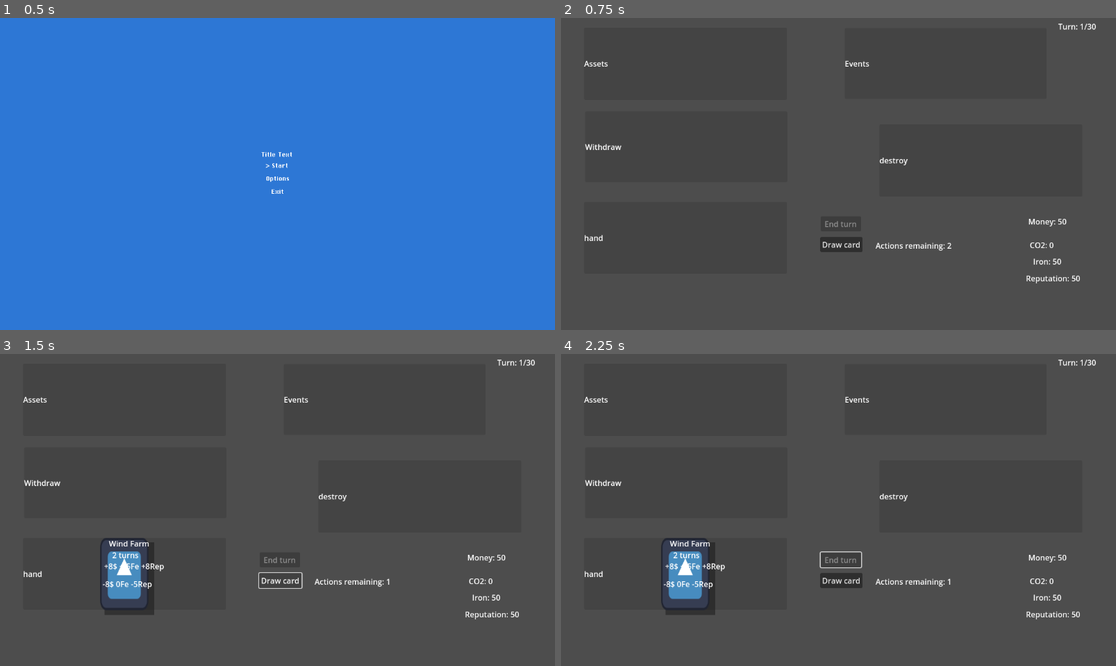
Above: before the commit, frames 1-4 (two rows, left to right).
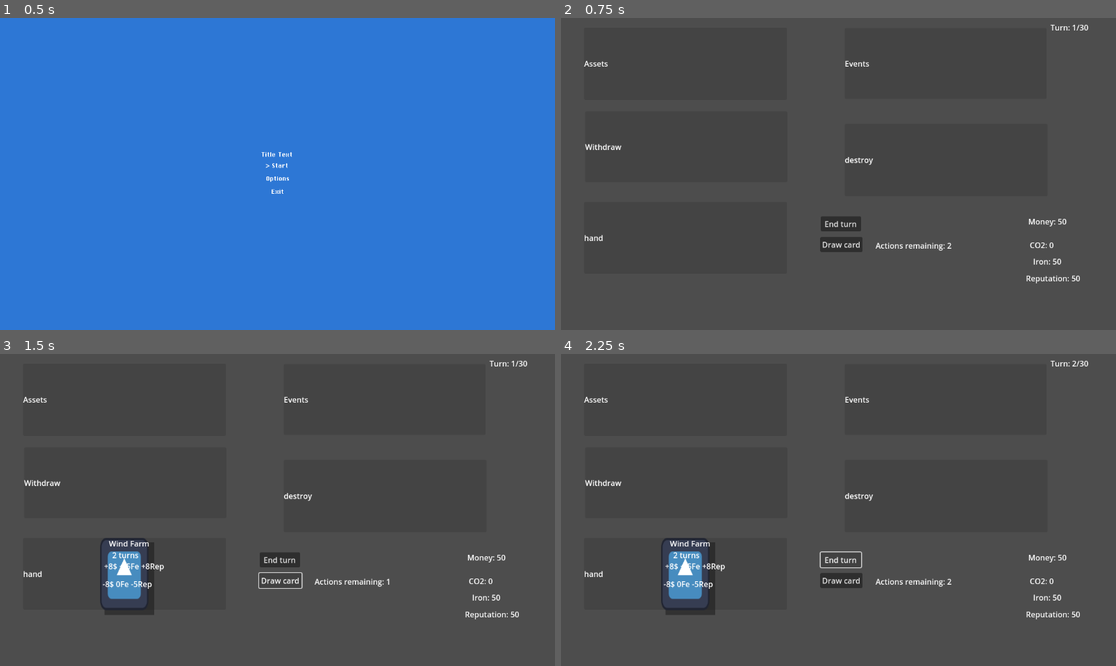
Above: after the commit, the same moments.

Repository: matiasripa/fbla-game
Game: Godot game, scene res://MainMenu.tscn
Same seed, same stepped clock (60 frames per second), same inputs: the game is played once before the commit and once after it. The engine's default icon, where the game draws it, is replaced by a stand-in: a white triangle on a blue panel in a dark square.
Inputs (mouse positions are in pixels of both pictures, inside the frame that each line leads up to):
- Up to frame 1 (0.5 s): no input
- Up to frame 2 (0.75 s): tap Enter (ui_accept) at 0.5 s; move the mouse to (960, 158) at 0.52 s; hold Up (ui_up) from 0.53 s (still down); hold Right mouse button (mouse_right) from 0.53 s (still down); click (960, 158) at 0.67 s
- Up to frame 3 (1.5 s): tap Enter (ui_accept) at 0.77 s; release Up (ui_up) at 1.25 s; release Right mouse button (mouse_right) at 1.25 s; click "Draw card" at 1.25 s
- Up to frame 4 (2.25 s): click (838, 559) at 2 s, where only the run after the commit has a clickable "End turn"

Frame 1 is identical in both runs. In frame 2, 0.2% of the frame differs, in the area x 47-97%, y 1-68%; in frame 3, 0.2%; in frame 4, 0.3%, in the area x 47-97%, y 1-74%.

Commit message:
trying to add event cards

Diff:
--- a/audio_stream_player.tscn
+++ b/audio_stream_player.tscn
@@ -1,8 +1,8 @@
 [gd_scene load_steps=3 format=3 uid="uid://b0u4pf74opd1e"]
 
-[ext_resource type="AudioStream" uid="uid://bijsesoyu6qwc" path="res://card sound draw.mp3" id="1_vyywe"]
+[ext_resource type="AudioStream" uid="uid://c5kaogo8u3i6u" path="res://card sound drawfinal.wav" id="1_5tk22"]
 [ext_resource type="Script" path="res://example/audio_stream_player.gd" id="2_0cbem"]
 
 [node name="AudioStreamPlayer" type="AudioStreamPlayer"]
-stream = ExtResource("1_vyywe")
+stream = ExtResource("1_5tk22")
 script = ExtResource("2_0cbem")
--- a/example/Signal_bus.gd
+++ b/example/Signal_bus.gd
@@ -1,6 +1,7 @@
 extends Node
 @onready var assets = $CanvasLayer/Assets
 @onready var withdraw = $CanvasLayer/Withdraw
+@onready var events = $CanvasLayer/Events
 @onready var action_label = $CanvasLayer/ActionLabel
 @onready var money_label = $CanvasLayer/MoneyLabel
 @onready var co2_label = $CanvasLayer/CO2Label
@@ -25,6 +26,13 @@
 const WIN_REPUTATION_THRESHOLD = 75
 const LOSE_CO2_THRESHOLD = 100
 const WIN_IRON_THRESHOLD = 25
+#event threshold
+const LOW_MONEY = 10
+const LOW_REPUTATION = 10
+const HIGH_CO2 =70
+const LOW_IRON = 10
+var eventloss = false
+var event_loss_description = ""
 
 func _ready():
 	reset_turn()
@@ -78,6 +86,8 @@
 	iron += effect[3]
 	reputation += effect[4]
 	co2 += effect[5]
+	if co2 <= 0:
+		co2 = 0
 
 func check_game_conditions():
 	if current_turn > MAX_TURNS:
@@ -87,6 +97,12 @@
 			show_game_over("Game Over! Failed to achieve balance after 30 turns.")
 	elif co2 >= LOSE_CO2_THRESHOLD:
 		show_game_over("Game Over! CO2 levels too high!")
+	elif eventloss == true:
+		show_game_over(event_loss_description)
+	elif money <= LOW_MONEY:
+
+		pass
+
 
 func check_win_condition() -> bool:
 	return (money >= WIN_MONEY_THRESHOLD and
@@ -125,3 +141,7 @@
 
 func _on_assets_transfercard(card: Variant) -> void:
 	withdraw.set_new_card(card)
+#event state goes through the list
+func _on_events_eventcard(eventstate: Variant) -> void:
+	events.wichevent = eventstate
+	events.set_new_card()
--- a/example/card/card.gd
+++ b/example/card/card.gd
@@ -37,9 +37,10 @@
 var index: int = 0
 var is_positive_phase: bool = true
 var must_go_to_assets: bool = true
-
+var if_event: bool = false
 var turn: int = -1
-
+var wichevent = 0
+#effect format: [description, turns, money, iron, reputation, co2]
 var card_positive = [
 	["Solar Plant", 2, 10, 0, 5, 0],
 	["Wind Farm", 2, 8, -5, 8, 0],
@@ -51,10 +52,23 @@
 	["Public Protest", 1, -8, 0, -5, 0],
 	["Resource Shortage", 2, -3, -8, -2, 1]
 ]
-
+#event you have to pay the price of the effect,last is lose description
+var cards_event = [
+	["globalwarming",-5,-5,-1,-10,5,"globalwarming"],
+	["public outrage",10,-5,0,-10,0,"destroyed your company"],
+	["bankruptcy",5,-10,0,0,0,"ran out of money"],
+	["iron shortage",5,-10,-1,-5,-2,"ran out of resources"]
+]
+var card_eventprice =[
+	["high CO2",0,-5,-1,-10,-40],
+	["public outrage",0,-5,0,-10,0],
+	["bankruptcy",0,-20,0,0,0],
+	["iron shortage",0,-5,-1,-5,-2],
+]
 var poseffect = ["good status1", 1, 2, 3, 4, 5]
 var negeffect = ["bad status1", 1, 2, 3, 4, 5]
-
+var eventeffect = ["event",1,2,3,4,5]
+var eventprice = ["price",1,2,3,4,5]
 
 func _ready():
 	randomize()
@@ -133,22 +147,27 @@
 	tween_destroy.tween_callback(queue_free)
 
 func turns():
-	if home_field.name == "Assets" and is_positive_phase:
-		turn -= 1
-		print("Positive effect turn remaining: ", turn)
-		if turn <= 0:
-			is_positive_phase = false
-			turn = negeffect[1]
-			name_label.text = negeffect[0]  # Update name to negative effect
-			home_field.call("transfer", self)
+	if(home_field.name != "Events"):
+		if home_field.name == "Assets" and is_positive_phase:
+			turn -= 1
+			print("Positive effect turn remaining: ", turn)
+			if turn <= 0:
+				is_positive_phase = false
+				turn = negeffect[1]
+				name_label.text = negeffect[0]  # Update name to negative effect
+				home_field.call("transfer", self)
+				turn_label.text = str(turn) + " turns"
+		elif home_field.name == "Withdraw":
+			turn -= 1
+			print("Negative effect turn remaining: ", turn)
+			if turn <= 0:
+				destroy()
+
 			turn_label.text = str(turn) + " turns"
-	elif home_field.name == "Withdraw":
-		turn -= 1
-		print("Negative effect turn remaining: ", turn)
+	else:
+		turn -1
 		if turn <= 0:
 			destroy()
-
-	turn_label.text = str(turn) + " turns"
 
 func smooth_move_to(target: Vector2):
 	if tween_move:
--- a/example/card/card.tscn
+++ b/example/card/card.tscn
@@ -11,7 +11,7 @@
 [ext_resource type="Script" path="res://example/card/state_machine/states/drag_card_state.gd" id="5_f7w2d"]
 [ext_resource type="Script" path="res://example/card/state_machine/states/release_card_state.gd" id="6_r0y7t"]
 [ext_resource type="Script" path="res://example/card/state_machine/states/hover_card_state.gd" id="7_xjssr"]
-[ext_resource type="AudioStream" uid="uid://bijsesoyu6qwc" path="res://card sound draw.mp3" id="8_rk8un"]
+[ext_resource type="AudioStream" uid="uid://c5kaogo8u3i6u" path="res://card sound drawfinal.wav" id="12_htq76"]
 
 [sub_resource type="ShaderMaterial" id="ShaderMaterial_x353h"]
 resource_local_to_scene = true
@@ -160,7 +160,7 @@
 shape = SubResource("RectangleShape2D_gwet6")
 
 [node name="AudioStreamPlayer2D" type="AudioStreamPlayer2D" parent="."]
-stream = ExtResource("8_rk8un")
+stream = ExtResource("12_htq76")
 
 [node name="NameLabel" type="Label" parent="."]
 unique_name_in_owner = true
--- a/example/end_turn.gd
+++ b/example/end_turn.gd
@@ -12,7 +12,7 @@
 	var assets = get_node("../Assets")
 	var withdraw = get_node("../Withdraw")
 
-	var valid_assets = false
+	var valid_assets = true # orignally false because it breaks if you destroy all cards in your hand
 	var valid_withdraw = false
 
 	for card in assets.get_node("CardsHolder").get_children():
--- a/example/example.tscn
+++ b/example/example.tscn
@@ -49,10 +49,10 @@
 anchor_top = 1.0
 anchor_right = 0.5
 anchor_bottom = 1.0
-offset_left = 85.0
-offset_top = -427.0
-offset_right = 506.0
-offset_bottom = -277.0
+offset_left = 13.0
+offset_top = -428.0
+offset_right = 434.0
+offset_bottom = -278.0
 grow_horizontal = 2
 grow_vertical = 0
 isasset = true
@@ -144,10 +144,10 @@
 text = "ReputationLabel"
 
 [node name="TurnCounterLabel" type="Label" parent="Signalbus/CanvasLayer"]
-offset_left = 1032.0
-offset_top = 6.0
-offset_right = 1160.0
-offset_bottom = 29.0
+offset_left = 1016.0
+offset_top = 8.0
+offset_right = 1144.0
+offset_bottom = 31.0
 text = "count :"
 
 [node name="AudioStreamPlayer" parent="." instance=ExtResource("5_akeb5")]
@@ -157,5 +157,6 @@
 [connection signal="pressed" from="Signalbus/CanvasLayer/DrawCards" to="Signalbus/CanvasLayer/hand" method="_on_button_pressed"]
 [connection signal="pressed" from="Signalbus/CanvasLayer/end turn" to="Signalbus" method="_on_end_turn_pressed"]
 [connection signal="pressed" from="Signalbus/CanvasLayer/end turn" to="Signalbus/CanvasLayer/end turn" method="_on_pressed"]
+[connection signal="eventcard" from="Signalbus/CanvasLayer/Events" to="Signalbus" method="_on_events_eventcard"]
 
 [editable path="Signalbus/CanvasLayer/hand"]
--- a/example/field/field.gd
+++ b/example/field/field.gd
@@ -11,6 +11,8 @@
 @export var isevent: bool = false
 var cardResource = preload("res://example/card/card.tscn")
 signal transfercard(card)
+signal eventcard(eventstate)
+var wichevent = 0
 # Card values: [description of the card, amount of turns, money, iron, reputation, CO2]
 
 
@@ -65,7 +67,8 @@
 	set_new_card(card)
 
 
-
+func event_setup():
+	pass
 
 func end_turn():
 	var active_cards = cards_holder.get_children()#gives array[node]
Not shown, added: card sound drawfinal.wav.import
Not shown, added: card sound drawfinal.wav
